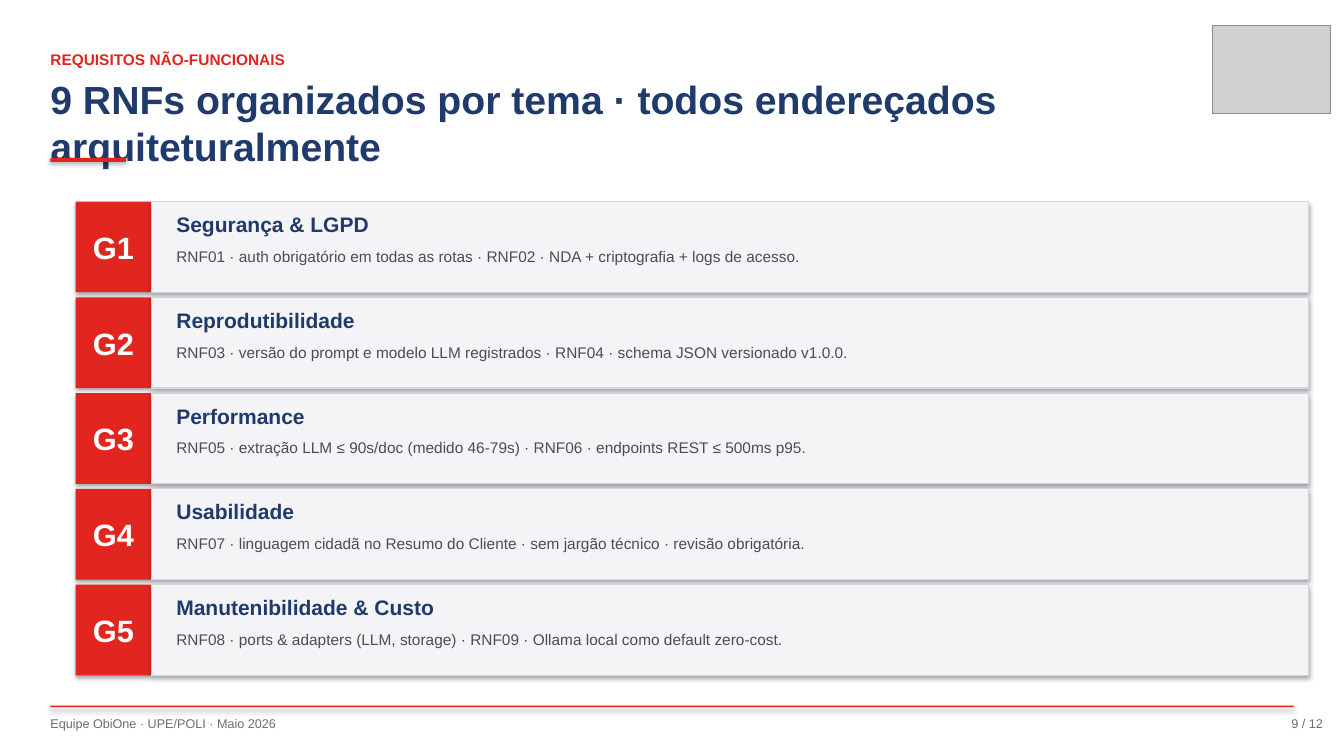
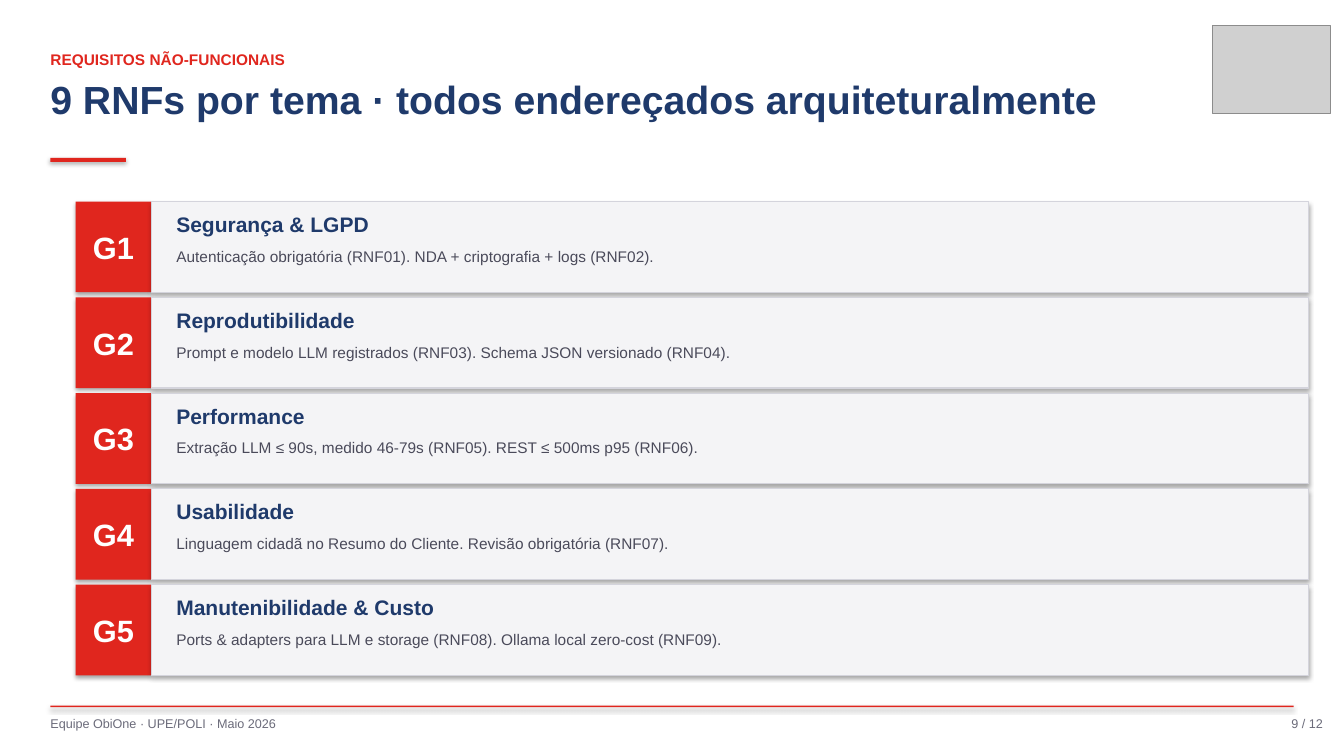
Before and after one commit to raniel90/obione, a slide deck: slide 9 of atividades/apresentacoes/sr1_2026-05-22.pptx. Drawn at 1344x756 pixels with LibreOffice and Linux fonts; fonts in the diff are those of the drawing; grey boxes stand for pictures. Boxes give left, top, right and bottom in pixels: in the first picture for what was removed or moved away, otherwise in the second. Text is boxed around its words. In the diff, an @@ line names an element or a change of style, - is before the commit and + after.

```diff
--- a/atividades/apresentacoes/sr1_2026-05-22.pptx
+++ b/atividades/apresentacoes/sr1_2026-05-22.pptx
@@ text at bbox=[50, 85, 1097, 122]: text changed @@
-9 RNFs organizados por tema · todos endereçados arquiteturalmente
+9 RNFs por tema · todos endereçados arquiteturalmente
@@ text at bbox=[176, 250, 653, 265]: text changed @@
-RNF01 · auth obrigatório em todas as rotas · RNF02 · NDA + criptografia + logs de acesso.
+Autenticação obrigatória (RNF01). NDA + criptografia + logs (RNF02).
@@ text at bbox=[176, 347, 730, 361]: text changed @@
-RNF03 · versão do prompt e modelo LLM registrados · RNF04 · schema JSON versionado v1.0.0.
+Prompt e modelo LLM registrados (RNF03). Schema JSON versionado (RNF04).
@@ text at bbox=[176, 442, 697, 456]: text changed @@
-RNF05 · extração LLM ≤ 90s/doc (medido 46-79s) · RNF06 · endpoints REST ≤ 500ms p95.
+Extração LLM ≤ 90s, medido 46-79s (RNF05). REST ≤ 500ms p95 (RNF06).
@@ text at bbox=[176, 537, 668, 552]: text changed @@
-RNF07 · linguagem cidadã no Resumo do Cliente · sem jargão técnico · revisão obrigatória.
+Linguagem cidadã no Resumo do Cliente. Revisão obrigatória (RNF07).
@@ text at bbox=[176, 634, 721, 648]: text changed @@
-RNF08 · ports & adapters (LLM, storage) · RNF09 · Ollama local como default zero-cost.
+Ports & adapters para LLM e storage (RNF08). Ollama local zero-cost (RNF09).
```
Also in this commit, not shown: 9 other slides changed, 2 other files.
